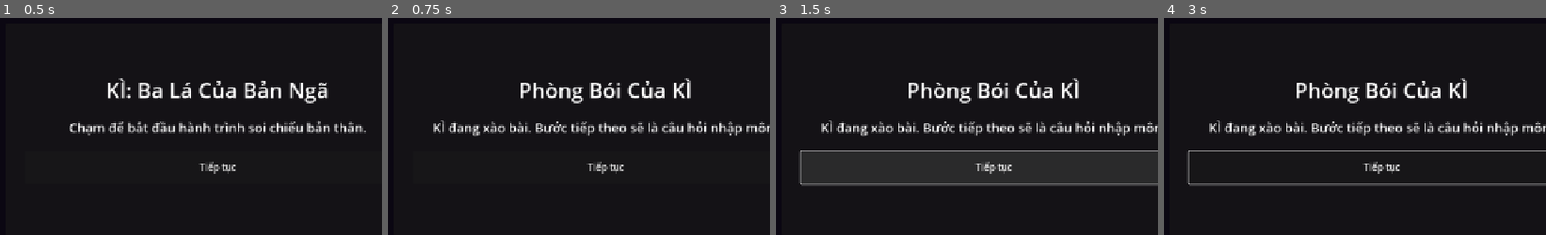
Above: before the commit, frames 1-4 (left to right).
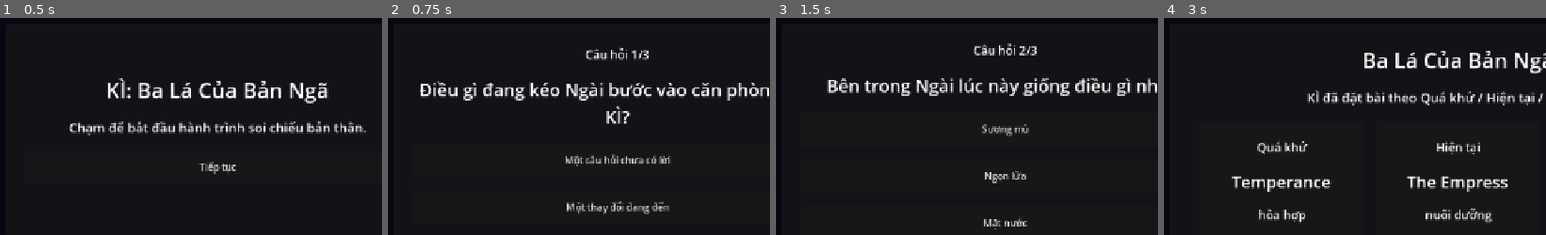
Above: after the commit, the same moments.

Repository: namtacozz/Ki
Game: Godot game, scene res://scenes/main.tscn
The game is run twice, just before and just after one commit, with the same random seed, the same clock (stepped at 60 frames per second) and the same inputs.
Inputs (mouse positions are in pixels of both pictures, inside the frame that each line leads up to):
- Up to frame 1 (0.5 s): no input
- Up to frame 2 (0.75 s): click "Tiếp tục" at 0.5 s
- Up to frame 3 (1.5 s): click (1005, 159) at 1.25 s, where only the run after the commit has a clickable "Một câu hỏi chưa có lời"
- Up to frame 4 (3 s): click (1393, 128) at 2 s, where only the run after the commit has a clickable "Sương mù"; click (1393, 146) at 2.75 s, where only the run after the commit has a clickable "Điều cần buông"

Frame 1 is identical in both runs. In frame 2, 8.5% of the frame differs, in the area x 8-100%, y 13-91%; in frame 3, 9.5%; in frame 4, 12%, in the area x 5-100%, y 15-95%.

Commit message:
feat: wire onboarding tarot reveal flow
Co-Authored-By: Claude Opus 4.7 <noreply@anthropic.com>

Diff:
--- a/scripts/questions/question_manager.gd
+++ b/scripts/questions/question_manager.gd
@@ -28,6 +28,39 @@
 			return question.duplicate(true)
 	return {}
 
+func get_question_count(set_id: String) -> int:
+	return get_questions(set_id).size()
+
+func get_question_at(set_id: String, index: int) -> Dictionary:
+	var questions := get_questions(set_id)
+	if index < 0 or index >= questions.size():
+		return {}
+	return questions[index].duplicate(true)
+
+func get_next_question(set_id: String, answered_count: int) -> Dictionary:
+	return get_question_at(set_id, answered_count)
+
+func has_next_question(set_id: String, answered_count: int) -> bool:
+	return answered_count < get_question_count(set_id)
+
+func is_free_text_question(question: Dictionary) -> bool:
+	return bool(question.get("free_text", false))
+
+func is_valid_choice(question: Dictionary, choice: String) -> bool:
+	if is_free_text_question(question):
+		return not choice.strip_edges().is_empty()
+	var choices: Variant = question.get("choices", [])
+	if choices is Array:
+		return choices.has(choice)
+	return false
+
+func build_answer(question: Dictionary, value: String) -> Dictionary:
+	var key := "text" if is_free_text_question(question) else "choice"
+	return {
+		"question_id": String(question.get("id", "")),
+		key: value,
+	}
+
 func _to_dictionary_array(value: Variant) -> Array[Dictionary]:
 	var result: Array[Dictionary] = []
 	if value is Array:
--- a/scripts/tarot/tarot_manager.gd
+++ b/scripts/tarot/tarot_manager.gd
@@ -15,18 +15,47 @@
 	return _cards.duplicate(true)
 
 func get_card_by_id(card_id: int) -> Dictionary:
+	_ensure_cards_loaded()
 	for card in _cards:
 		if int(card.get("id", -1)) == card_id:
 			return card.duplicate(true)
 	return {}
 
 func draw_three_cards(seed_text: String = "") -> Array[Dictionary]:
-	if _cards.is_empty():
-		load_cards()
+	_ensure_cards_loaded()
 	var deck := _cards.duplicate(true)
 	if deck.size() < SPREAD_POSITIONS.size():
 		return []
 	_shuffle_deck(deck, seed_text)
+	return _build_spread(deck)
+
+func draw_for_answers(answers: Array[Dictionary]) -> Array[Dictionary]:
+	_ensure_cards_loaded()
+	var deck := _cards.duplicate(true)
+	if deck.size() < SPREAD_POSITIONS.size():
+		return []
+	var seed_text: String = _answers_seed(answers)
+	_shuffle_deck(deck, seed_text)
+	var offset: int = abs(hash(seed_text)) % deck.size() if not seed_text.is_empty() else 0
+	deck = deck.slice(offset) + deck.slice(0, offset)
+	return _build_spread(deck)
+
+func get_theme_for_card(card: Dictionary) -> String:
+	return String(card.get("theme", ""))
+
+func get_keywords_for_card(card: Dictionary) -> Array[String]:
+	var result: Array[String] = []
+	var keywords: Variant = card.get("keywords", [])
+	if keywords is Array:
+		for keyword in keywords:
+			result.append(String(keyword))
+	return result
+
+func _ensure_cards_loaded() -> void:
+	if _cards.is_empty():
+		load_cards()
+
+func _build_spread(deck: Array[Dictionary]) -> Array[Dictionary]:
 	var spread: Array[Dictionary] = []
 	for index in SPREAD_POSITIONS.size():
 		spread.append(_make_position_card(deck[index], SPREAD_POSITIONS[index]))
@@ -41,6 +70,13 @@
 		deck[index] = deck[swap_index]
 		deck[swap_index] = card
 
+func _answers_seed(answers: Array[Dictionary]) -> String:
+	var parts: Array[String] = []
+	for answer in answers:
+		parts.append(String(answer.get("question_id", "")))
+		parts.append(String(answer.get("choice", answer.get("text", ""))))
+	return "|".join(parts)
+
 func _make_position_card(card: Dictionary, position: String) -> Dictionary:
 	var result := card.duplicate(true)
 	result["position"] = position
--- a/scripts/ui/main_controller.gd
+++ b/scripts/ui/main_controller.gd
@@ -3,6 +3,8 @@
 @onready var screen_root: Control = $ScreenRoot
 
 var current_screen: Control
+var onboarding_questions: Array[Dictionary] = []
+var onboarding_index := 0
 
 func _ready() -> void:
 	GameState.reset_run()
@@ -12,13 +14,75 @@
 	_show_label_screen("KÌ: Ba Lá Của Bản Ngã", "Chạm để bắt đầu hành trình soi chiếu bản thân.", _on_title_continue)
 
 func _on_title_continue() -> void:
-	_show_label_screen("Phòng Bói Của KÌ", "KÌ đang xào bài. Bước tiếp theo sẽ là câu hỏi nhập môn.", func(): pass)
+	onboarding_questions = QuestionManager.get_onboarding_questions()
+	onboarding_index = 0
+	_show_onboarding_question()
+
+func _show_onboarding_question() -> void:
+	if onboarding_index >= onboarding_questions.size():
+		_show_card_reveal()
+		return
+	var question := onboarding_questions[onboarding_index]
+	_clear_screen()
+	var panel := _create_center_panel(Vector2(760, 460))
+	var box := _create_panel_box(panel)
+	box.add_child(_create_label("Câu hỏi %d/%d" % [onboarding_index + 1, onboarding_questions.size()], 20))
+	box.add_child(_create_label(String(question.get("prompt", "")), 30))
+	var choices: Variant = question.get("choices", [])
+	if choices is Array:
+		for choice in choices:
+			var button := _create_button(String(choice))
+			button.pressed.connect(_on_onboarding_choice.bind(question, String(choice)))
+			box.add_child(button)
+	screen_root.add_child(panel)
+	current_screen = panel
+
+func _on_onboarding_choice(question: Dictionary, choice: String) -> void:
+	if not QuestionManager.is_valid_choice(question, choice):
+		return
+	GameState.add_onboarding_answer(QuestionManager.build_answer(question, choice))
+	onboarding_index += 1
+	_show_onboarding_question()
+
+func _show_card_reveal() -> void:
+	var cards := TarotManager.draw_for_answers(GameState.onboarding_answers)
+	GameState.set_selected_cards(cards)
+	_clear_screen()
+	var panel := _create_center_panel(Vector2(980, 560))
+	var box := _create_panel_box(panel)
+	box.add_child(_create_label("Ba Lá Của Bản Ngã", 36))
+	box.add_child(_create_label("KÌ đã đặt bài theo Quá khứ / Hiện tại / Tương lai.", 22))
+	var card_row := HBoxContainer.new()
+	card_row.alignment = BoxContainer.ALIGNMENT_CENTER
+	card_row.add_theme_constant_override("separation", 20)
+	for card in cards:
+		card_row.add_child(_create_card_panel(card))
+	box.add_child(card_row)
+	var button := _create_button("Bước vào không gian đầu tiên")
+	button.pressed.connect(func(): _show_label_screen("Không Gian Nội Tâm", "Task tiếp theo sẽ mở đối thoại với lá bài đầu tiên.", func(): pass))
+	box.add_child(button)
+	screen_root.add_child(panel)
+	current_screen = panel
 
 func _show_label_screen(title: String, body: String, callback: Callable) -> void:
 	_clear_screen()
+	var panel := _create_center_panel(Vector2(720, 360))
+	var box := _create_panel_box(panel)
+	box.add_child(_create_label(title, 36))
+	box.add_child(_create_label(body, 22))
+	var button := _create_button("Tiếp tục")
+	button.pressed.connect(callback)
+	box.add_child(button)
+	screen_root.add_child(panel)
+	current_screen = panel
+
+func _create_center_panel(panel_size: Vector2) -> PanelContainer:
 	var panel := PanelContainer.new()
 	panel.set_anchors_preset(Control.PRESET_CENTER)
-	panel.custom_minimum_size = Vector2(720, 360)
+	panel.custom_minimum_size = panel_size
+	return panel
+
+func _create_panel_box(panel: PanelContainer) -> VBoxContainer:
 	var margin := MarginContainer.new()
 	margin.add_theme_constant_override("margin_left", 32)
 	margin.add_theme_constant_override("margin_right", 32)
@@ -27,26 +91,33 @@
 	var box := VBoxContainer.new()
 	box.alignment = BoxContainer.ALIGNMENT_CENTER
 	box.add_theme_constant_override("separation", 24)
-	var title_label := Label.new()
-	title_label.text = title
-	title_label.horizontal_alignment = HORIZONTAL_ALIGNMENT_CENTER
-	title_label.add_theme_font_size_override("font_size", 36)
-	var body_label := Label.new()
-	body_label.text = body
-	body_label.autowrap_mode = TextServer.AUTOWRAP_WORD_SMART
-	body_label.horizontal_alignment = HORIZONTAL_ALIGNMENT_CENTER
-	body_label.add_theme_font_size_override("font_size", 22)
-	var button := Button.new()
-	button.text = "Tiếp tục"
-	button.custom_minimum_size = Vector2(220, 56)
-	button.pressed.connect(callback)
-	box.add_child(title_label)
-	box.add_child(body_label)
-	box.add_child(button)
 	margin.add_child(box)
 	panel.add_child(margin)
-	screen_root.add_child(panel)
-	current_screen = panel
+	return box
+
+func _create_label(text: String, font_size: int) -> Label:
+	var label := Label.new()
+	label.text = text
+	label.autowrap_mode = TextServer.AUTOWRAP_WORD_SMART
+	label.horizontal_alignment = HORIZONTAL_ALIGNMENT_CENTER
+	label.add_theme_font_size_override("font_size", font_size)
+	return label
+
+func _create_button(text: String) -> Button:
+	var button := Button.new()
+	button.text = text
+	button.custom_minimum_size = Vector2(260, 56)
+	return button
+
+func _create_card_panel(card: Dictionary) -> PanelContainer:
+	var panel := PanelContainer.new()
+	panel.custom_minimum_size = Vector2(280, 260)
+	var box := _create_panel_box(panel)
+	box.add_child(_create_label(String(card.get("position", "")), 20))
+	box.add_child(_create_label(String(card.get("name", "")), 28))
+	box.add_child(_create_label(String(card.get("theme", "")), 20))
+	box.add_child(_create_label(", ".join(TarotManager.get_keywords_for_card(card)), 16))
+	return panel
 
 func _clear_screen() -> void:
 	for child in screen_root.get_children():
